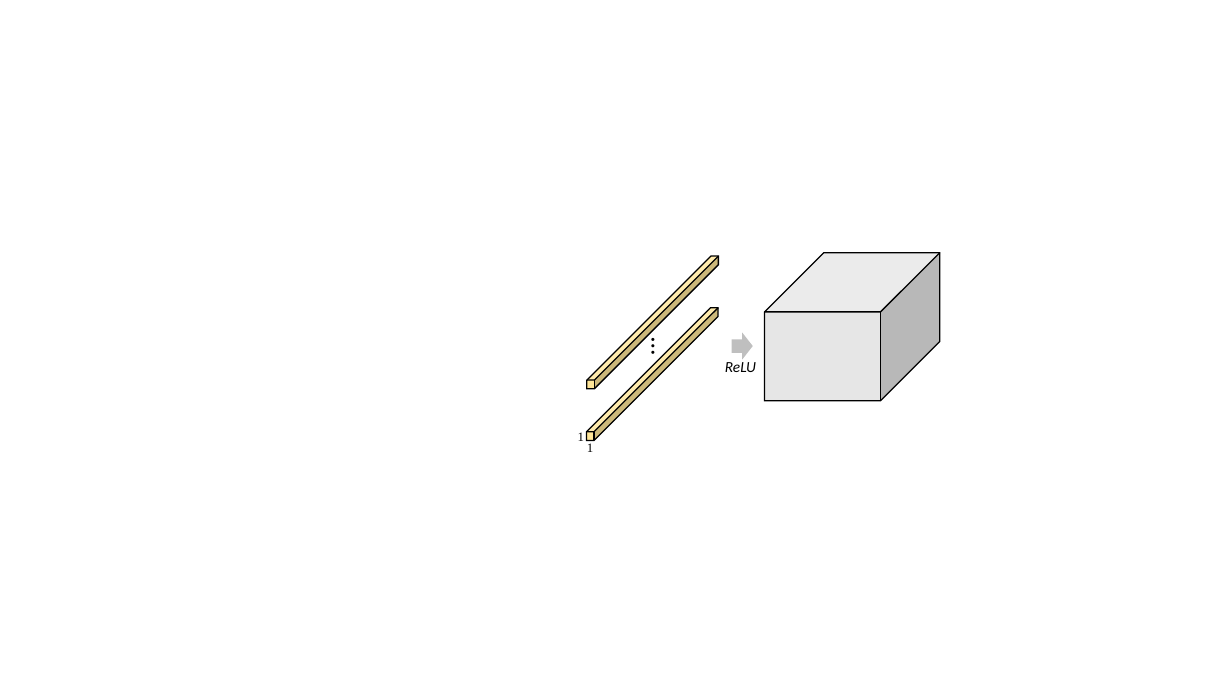
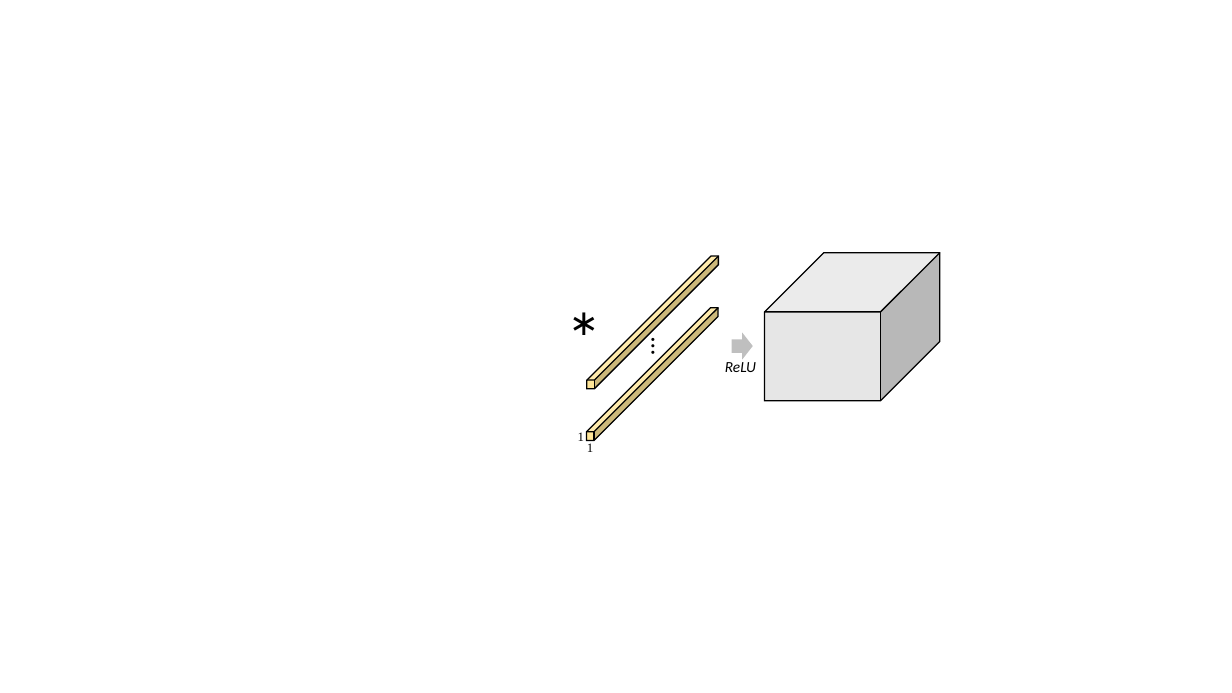
Before and after one commit to yanii/phd-thesis, a slide deck: slide 22 of Figs/Vector/groupfig.pptx. Drawn at 1232x693 pixels with LibreOffice and Linux fonts; fonts in the diff are those of the drawing. Boxes give left, top, right and bottom in pixels: in the first picture for what was removed or moved away, otherwise in the second. Text is boxed around its words. In the diff, an @@ line names an element or a change of style, - is before the commit and + after.

```diff
--- a/Figs/Vector/groupfig.pptx
+++ b/Figs/Vector/groupfig.pptx
@@ text added at (560,295,596,348), 28 pt, text #000000 @@
+∗
```
Also in this commit, not shown: 20 other slides changed.
